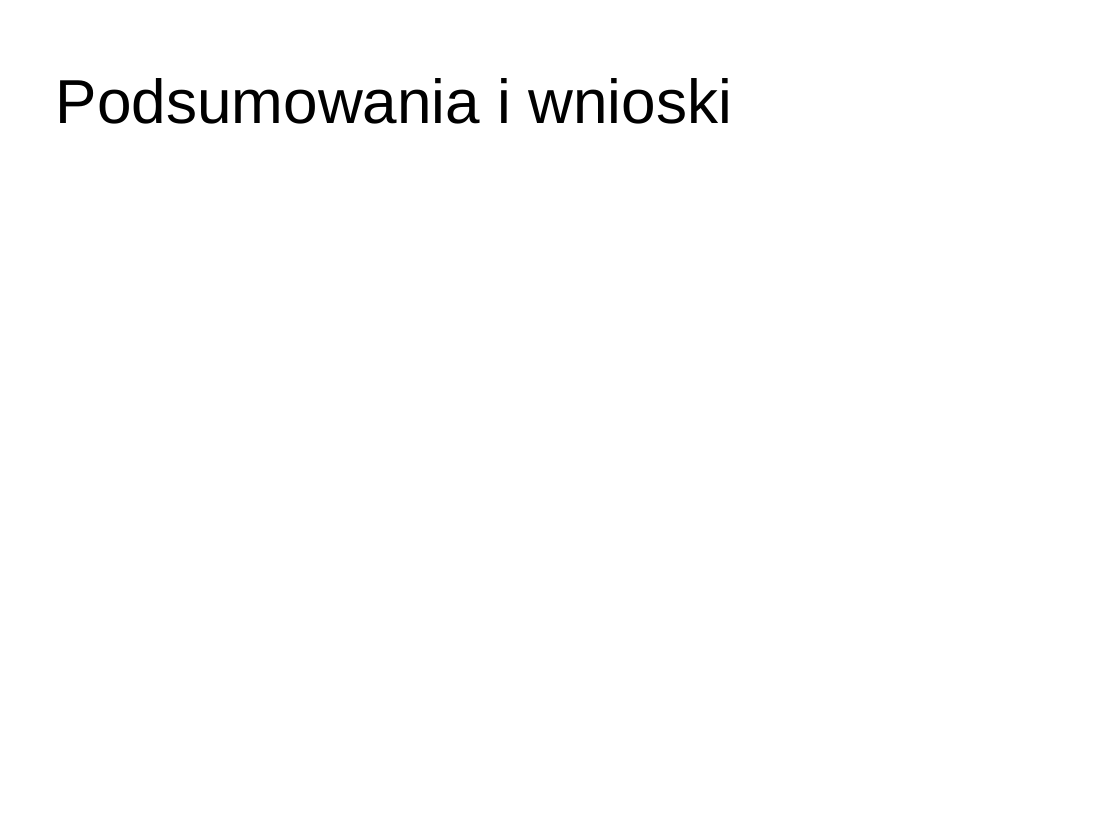
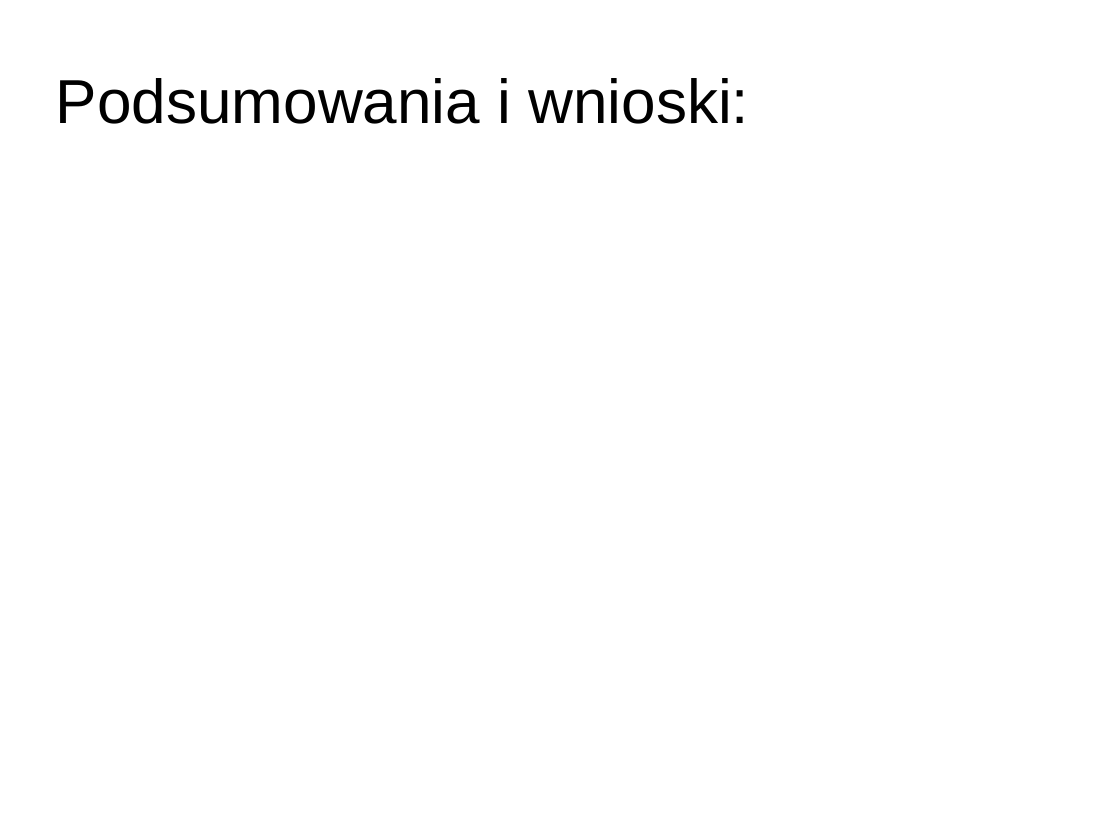
Before and after one commit to AleksanderPasiut/APProject_TrafficLights, a slide deck: slide 13 of prezentacja.pptx. Drawn at 1120x840 pixels with LibreOffice and Linux fonts; fonts in the diff are those of the drawing; background and template pictures are left out. Boxes give left, top, right and bottom in pixels: in the first picture for what was removed or moved away, otherwise in the second. Text is boxed around its words. In the diff, an @@ line names an element or a change of style, - is before the commit and + after.

```diff
--- a/prezentacja.pptx
+++ b/prezentacja.pptx
@@ title at <box>56,78,749,124</box>: text changed @@
-Podsumowania i wnioski
+Podsumowania i wnioski:
```
Also in this commit, not shown: 5 other slides changed, 1 other file.
